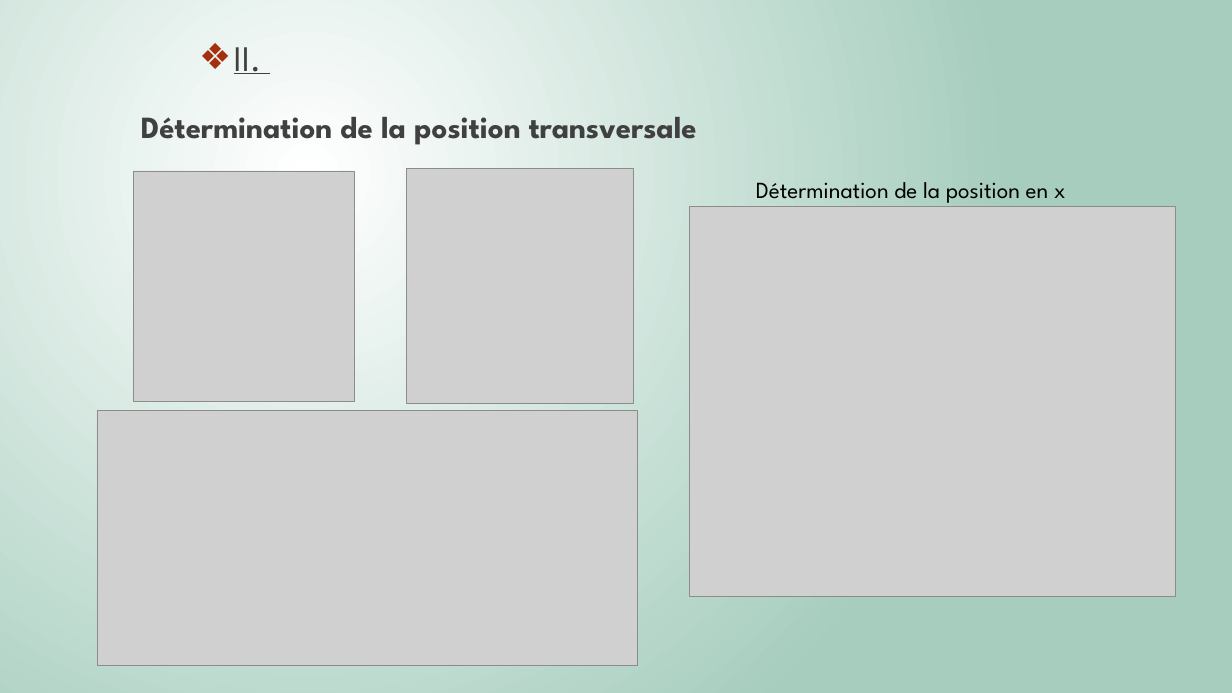
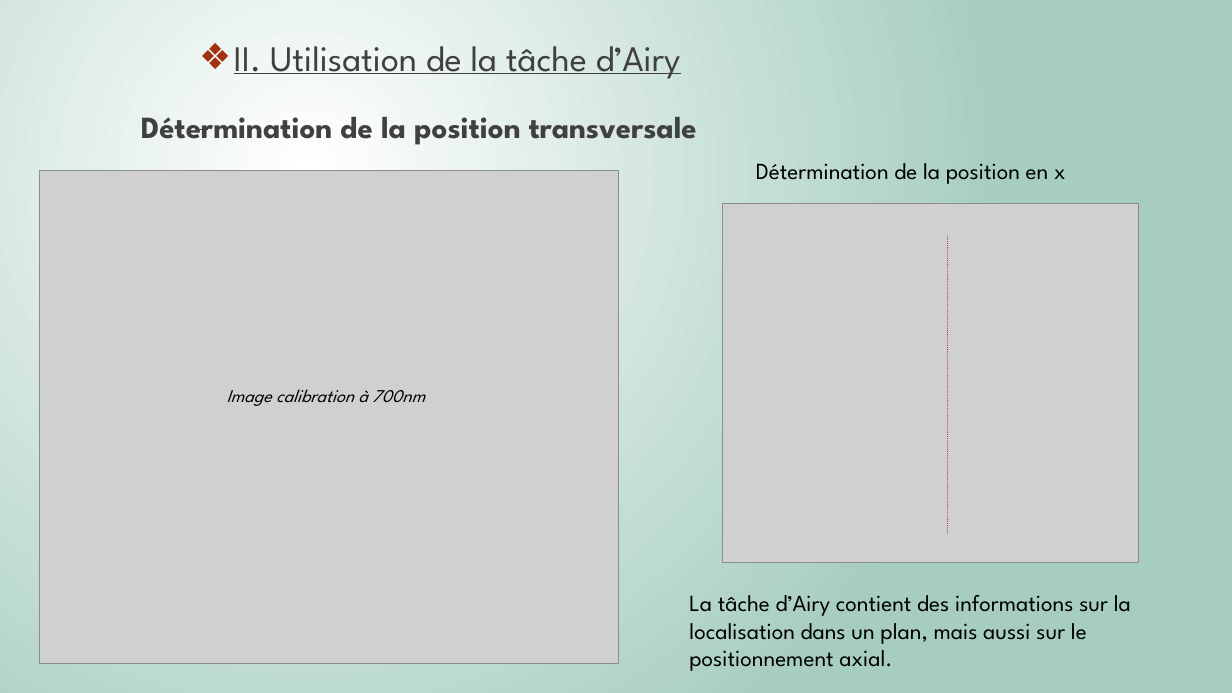
Before and after one commit to Killian-Herveau/PIMS, a slide deck: slide 10 of Pres_Avril/PresentationPIMSAvrilA.pptx. Drawn at 1232x693 pixels with LibreOffice and Linux fonts; fonts in the diff are those of the drawing; grey boxes stand for pictures. Boxes give left, top, right and bottom in pixels: in the first picture for what was removed or moved away, otherwise in the second. Text is boxed around its words. In the diff, an @@ line names an element or a change of style, - is before the commit and + after.

```diff
--- a/Pres_Avril/PresentationPIMSAvrilA.pptx
+++ b/Pres_Avril/PresentationPIMSAvrilA.pptx
@@ text at <box>234,46,681,79</box>: text changed @@
-❖ II.
+❖ II. Utilisation de la tâche d’Airy
@@ picture added at <box>39,170,618,663</box> @@
@@ picture removed at <box>134,171,355,402</box> @@
@@ picture removed at <box>407,169,634,404</box> @@
@@ text "Détermination de la position en ...": place and size @@
-text "Détermination de la position en ..." at <box>756,182,1066,203</box>
+text "Détermination de la position en ..." at <box>756,163,1066,184</box>
@@ picture: place and size @@
-picture at <box>689,207,1176,596</box>
+picture at <box>723,203,1140,563</box>
@@ line added from (947, 236) to (947, 533), #9E2E0F 0.75 pt dashed @@
@@ text added at <box>227,389,425,406</box>, 14 pt, text #000000, italic @@
+Image calibration à 700nm
@@ picture removed at <box>97,410,638,665</box> @@
@@ text added at <box>689,595,1131,671</box>, 18 pt, text #000000 @@
+La tâche d’Airy contient des informations sur la localisation dans un plan, mais aussi sur le positionnement axial.
```
Also in this commit, not shown: 6 other slides changed, 1 slide removed, 5 other files.
